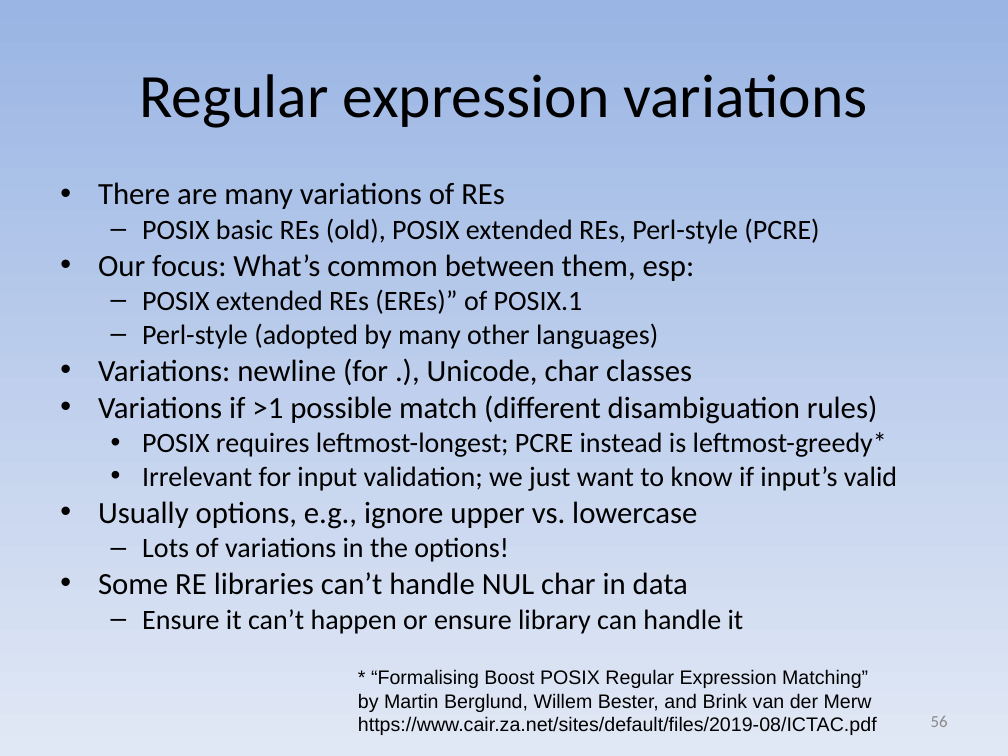
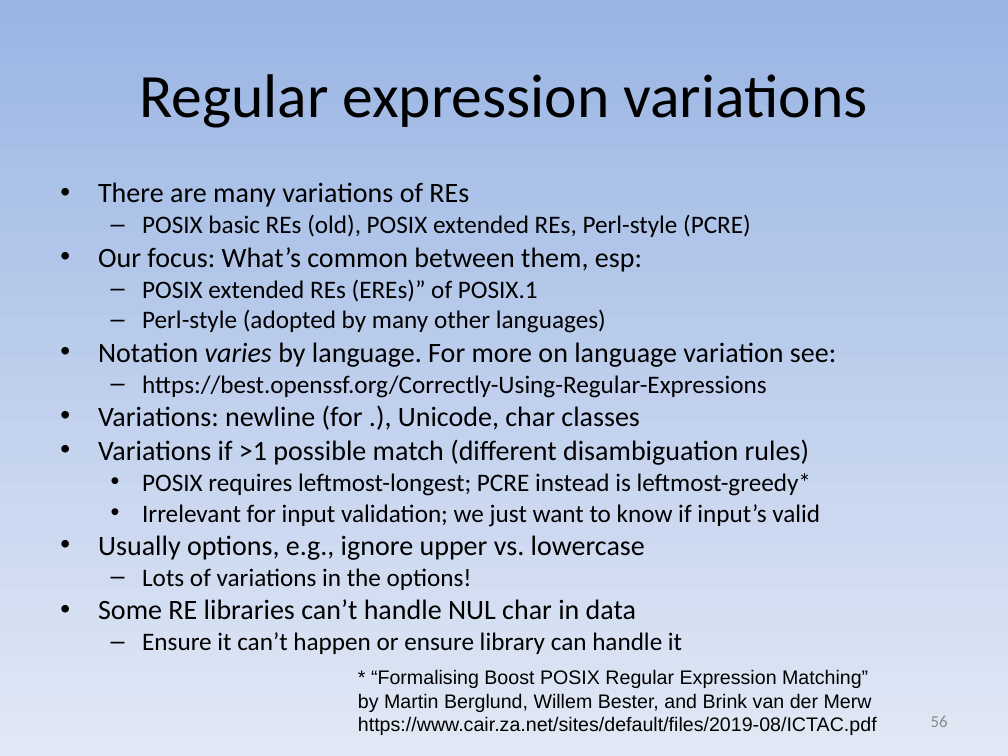
Before and after one commit to david-a-wheeler/david-a-wheeler.github.io, a slide deck: slide 56 of secure-class/presentations/Secure-Software-2-Input-Validation.ppt. Drawn at 1008x756 pixels with LibreOffice and Linux fonts; fonts in the diff are those of the drawing. Boxes give left, top, right and bottom in pixels: in the first picture for what was removed or moved away, otherwise in the second. Text is boxed around its words. In the diff, an @@ line names an element or a change of style, - is before the commit and + after.

```diff
--- a/secure-class/presentations/Secure-Software-2-Input-Validation.ppt
+++ b/secure-class/presentations/Secure-Software-2-Input-Validation.ppt
@@ text at (98,182,820,654): size 22 to 20 pt in "There are many variations of REs", "Our focus: What’s common between them, esp:", "Variations: newline (for .), Unicode, char classes", "Variations if >1 possible match (different disambiguation ..." and 2 more places; size 20 to 18 pt in "POSIX basic REs (old), POSIX extended REs, ...", "POSIX extended REs (EREs)” of POSIX.1", "Perl-style (adopted by many other languages)", "POSIX requires leftmost-longest; PCRE instead is leftmost-gr ..." and 3 more places @@
@@ text at (98,342,836,398): paragraphs added @@
+• Notation varies by language. For more on language variation see:
+  – https://best.openssf.org/Correctly-Using-Regular-Expressions
```
Also in this commit, not shown: 3 other slides changed.
